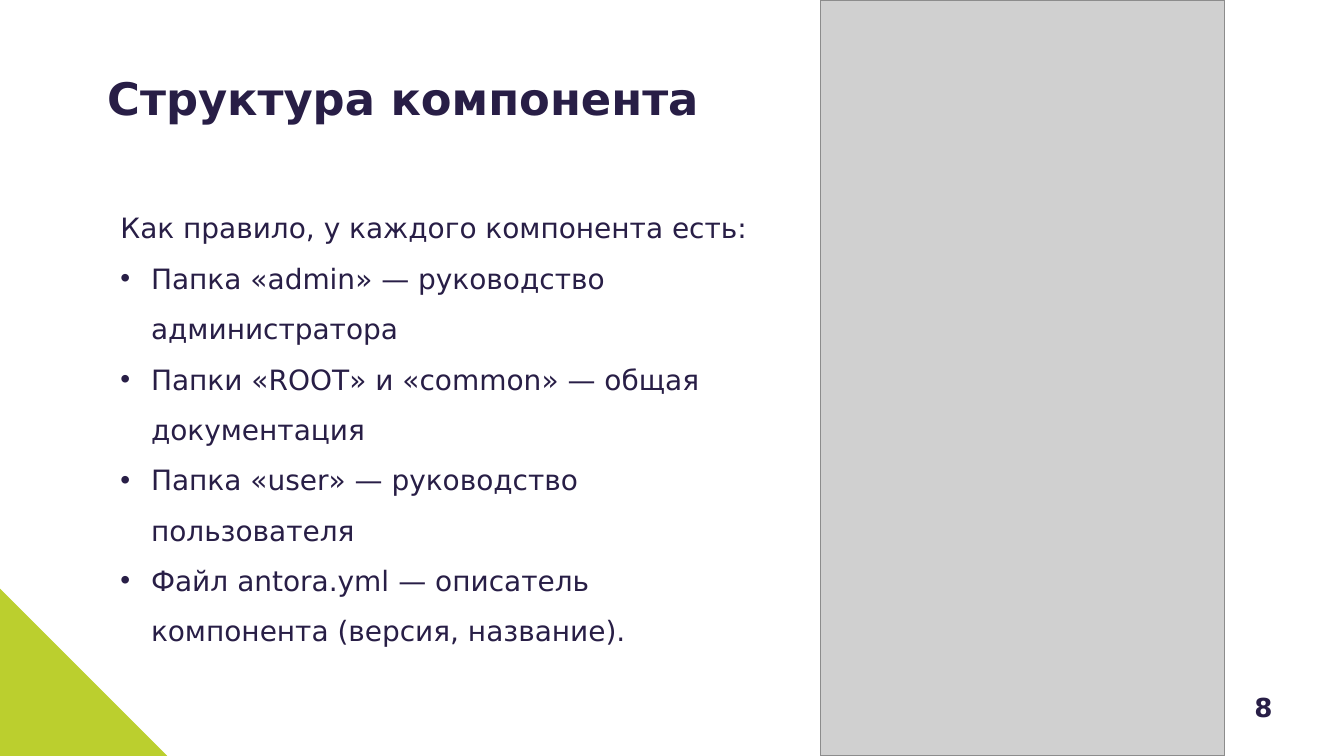
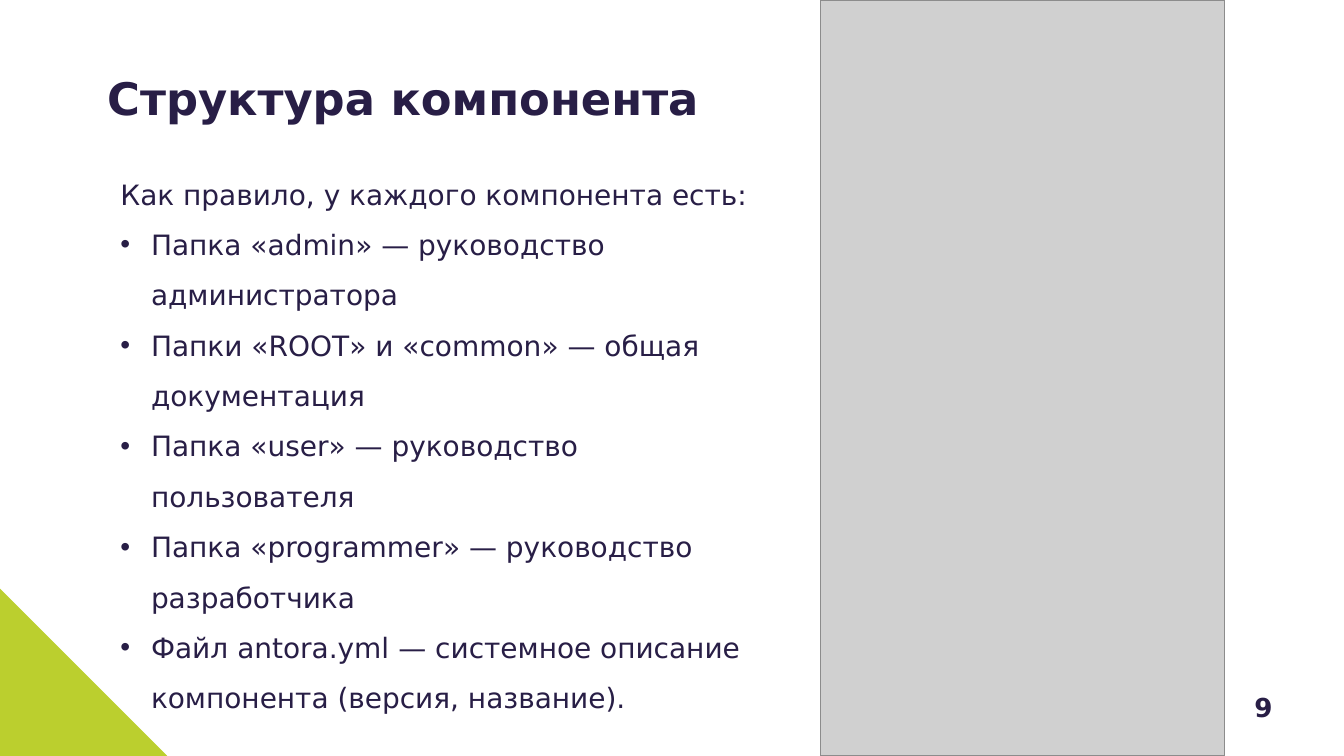
Before and after one commit to Grolribasi/articles, a slide deck: slide 9 of Презентация.pptx (slide 8 before the commit). Drawn at 1344x756 pixels with LibreOffice and Linux fonts; fonts in the diff are those of the drawing; grey boxes stand for pictures. Boxes give left, top, right and bottom in pixels: in the first picture for what was removed or moved away, otherwise in the second. Text is boxed around its words. In the diff, an @@ line names an element or a change of style, - is before the commit and + after.

```diff
--- a/Презентация.pptx
+++ b/Презентация.pptx
@@ text "Как правило, у каждого компонента ...": place and size @@
-text "Как правило, у каждого компонента ..." at box(120, 217, 747, 647)
+text "Как правило, у каждого компонента ..." at box(120, 184, 747, 714)
@@ text at box(151, 536, 740, 714): text changed @@
-• Файл antora.yml — описатель компонента (версия, название).
+• Папка «programmer» — руководство разработчика
+• Файл antora.yml — системное описание компонента (версия, название).
@@ page number at box(1254, 697, 1272, 718): text changed @@
-8
+9
```
Also in this commit, not shown: 1 other slide changed, 2 slides added, 3 slides removed, 1 other file.
